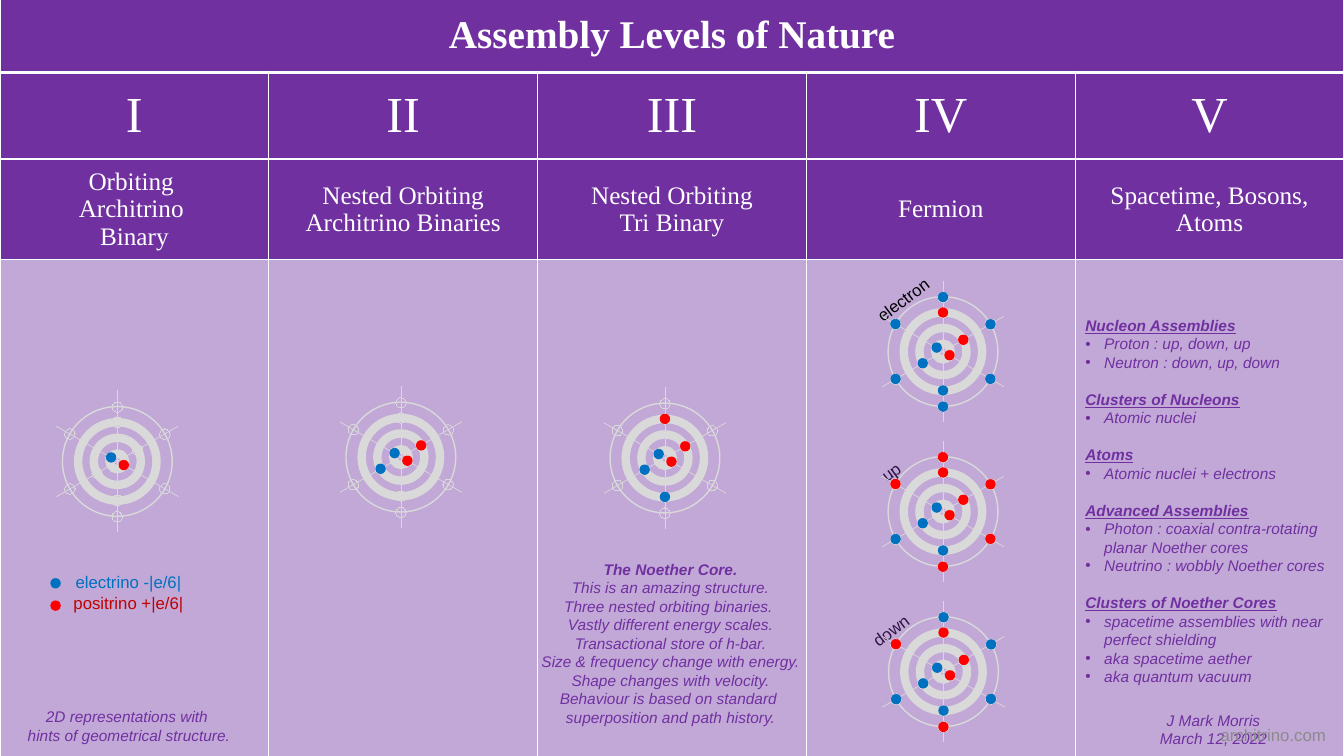
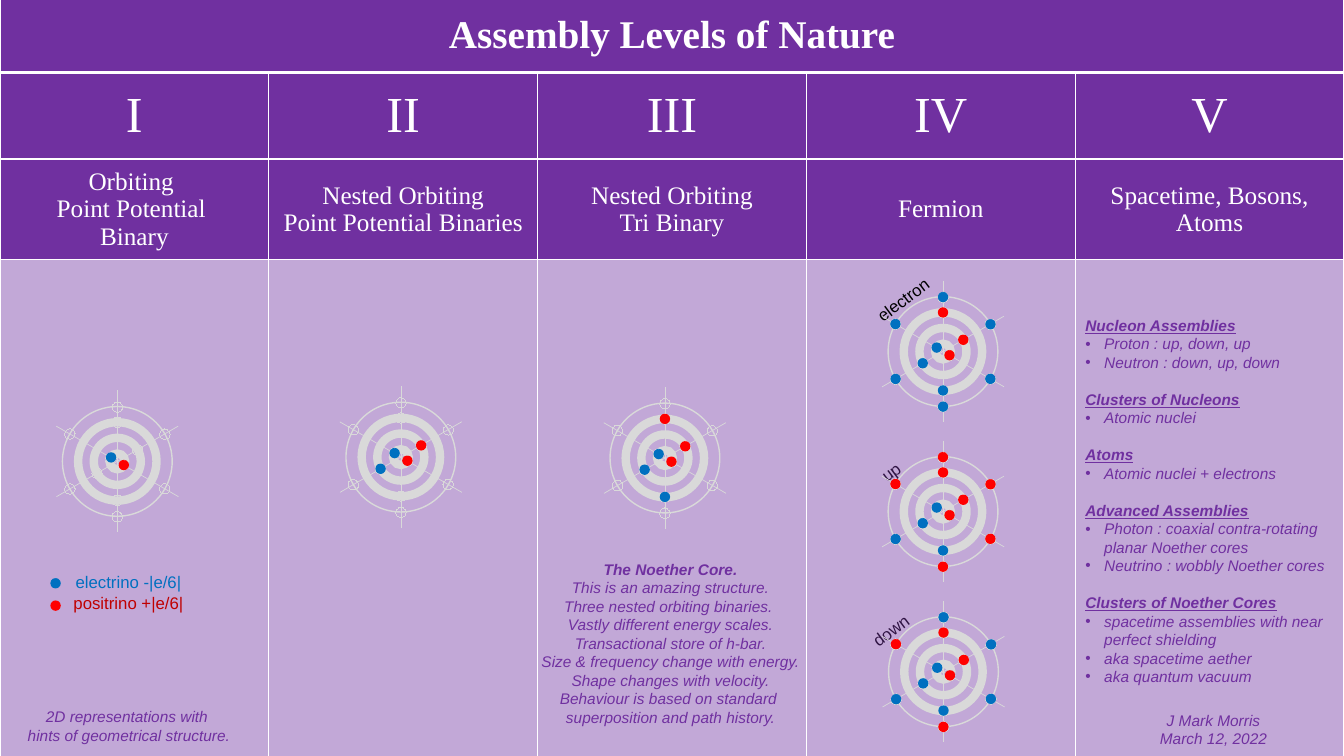
Before and after one commit to jmarkmorris/architrino, a slide deck: slide 4 of reference/archie/presentations/NPQG Assemblies - Intro.pptx. Drawn at 1344x756 pixels with LibreOffice and Linux fonts; fonts in the diff are those of the drawing. Boxes give left, top, right and bottom in pixels: in the first picture for what was removed or moved away, otherwise in the second. Text is boxed around its words. In the diff, an @@ line names an element or a change of style, - is before the commit and + after.

```diff
--- a/reference/archie/presentations/NPQG Assemblies - Intro.pptx
+++ b/reference/archie/presentations/NPQG Assemblies - Intro.pptx
@@ table at [0,0,1344,756] @@
-row 3, column 1: Orbiting / Architrino / Binary
+row 3, column 1: Orbiting / Point Potential / Binary
-row 3, column 2: Nested Orbiting / Architrino Binaries
+row 3, column 2: Nested Orbiting / Point Potential Binaries
@@ text removed at [1221,729,1326,745] @@
-architrino.com
```
Also in this commit, not shown: 35 other slides changed, 6 other files.
